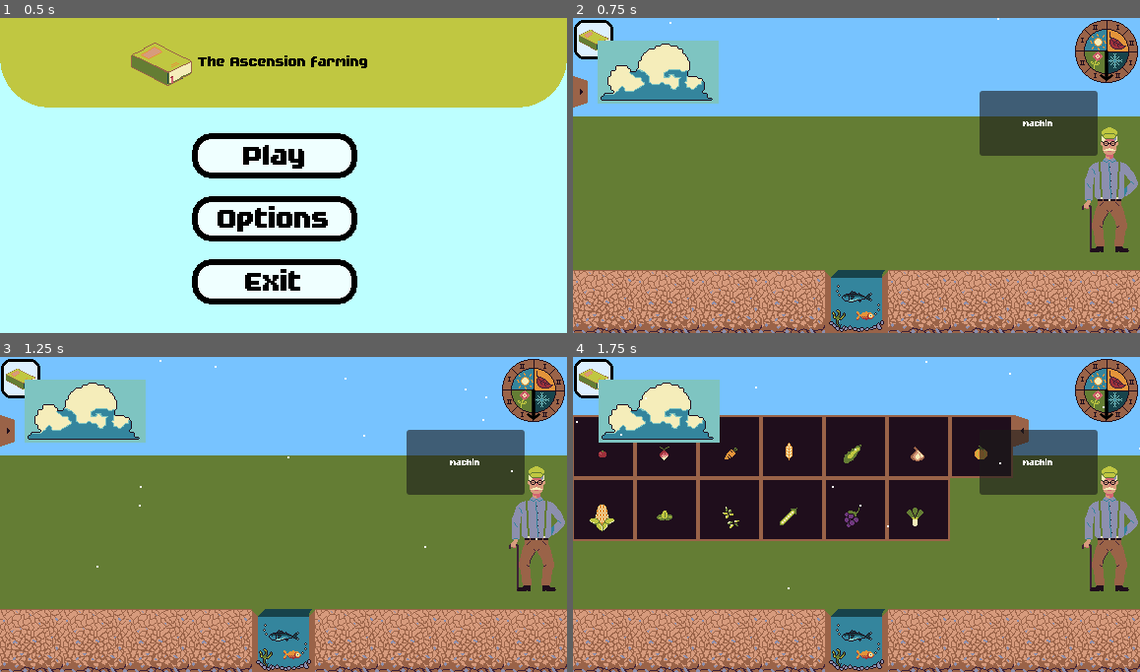
Above: before the commit, frames 1-4 (two rows, left to right).
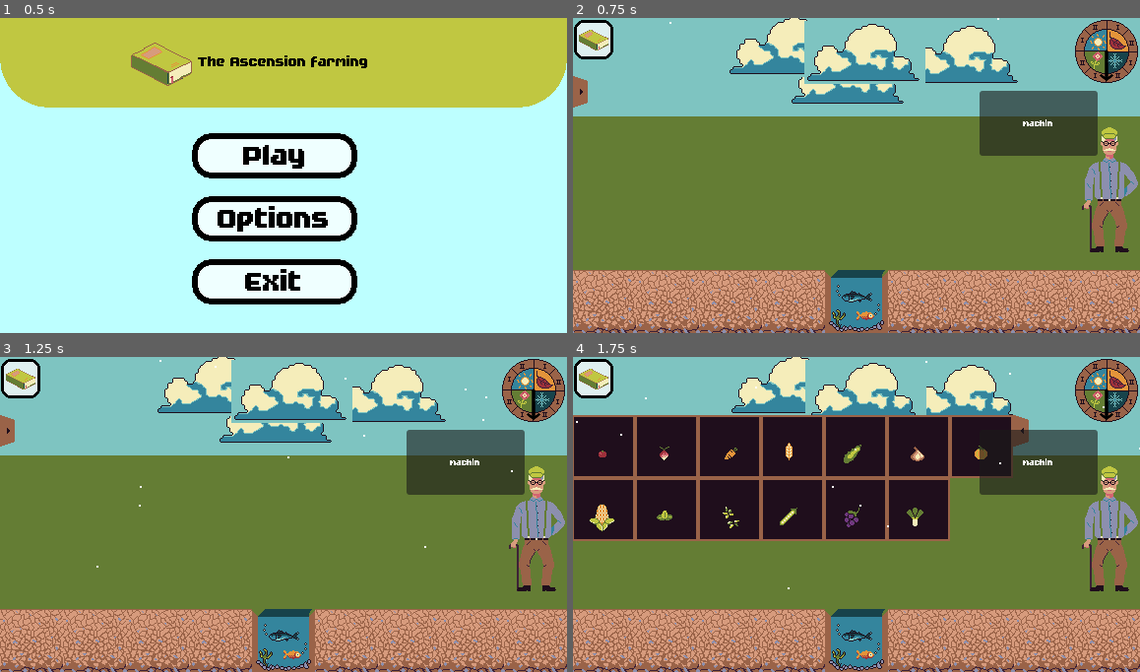
Above: after the commit, the same moments.

Repository: JustAlternate/Regenerative_Game_Jam
Game: Godot game, scene res://Scenes/menu.tscn
The game is run twice, just before and just after one commit, with the same random seed, the same clock (stepped at 60 frames per second) and the same inputs.
Inputs (mouse positions are in pixels of both pictures, inside the frame that each line leads up to):
- Up to frame 1 (0.5 s): no input
- Up to frame 2 (0.75 s): click "Play" at 0.5 s
- Up to frame 3 (1.25 s): no input
- Up to frame 4 (1.75 s): click (590, 429) at 1.25 s

Frame 1 is identical in both runs. In frame 2, 27% of the frame differs, in the area x 0-100%, y 0-32%; in frame 3, 27%; in frame 4, 19%.

Commit message:
tarpin biennnnn

Diff:
--- a/Scenes/home.tscn
+++ b/Scenes/home.tscn
@@ -18,21 +18,23 @@
 
 [node name="background_ciel" type="ColorRect" parent="Game"]
 light_mask = 0
+z_index = -2
 offset_right = 576.0
 offset_bottom = 100.0
-color = Color(0.467119, 0.765718, 1, 1)
+color = Color(0.494118, 0.768627, 0.756863, 1)
 
 [node name="background_sol" type="ColorRect" parent="Game"]
 light_mask = 0
+z_index = -2
 offset_top = 100.0
 offset_right = 576.0
 offset_bottom = 320.0
 color = Color(0.392157, 0.490196, 0.203922, 1)
 
+[node name="Meteo" parent="Game" instance=ExtResource("6_2mes2")]
+
 [node name="seed_drawer" parent="Game" instance=ExtResource("4_fw8ti")]
 position = Vector2(-0.52281, 59.0615)
-
-[node name="Encyclopedia" parent="Game" instance=ExtResource("1_1gyia")]
 
 [node name="Dialogue_grand_pere" parent="Game" instance=ExtResource("2_005re")]
 position = Vector2(546, 174)
@@ -70,10 +72,10 @@
 [node name="plant8" parent="Game/plant_spot_container" instance=ExtResource("6_5hxrd")]
 position = Vector2(544, 256)
 
+[node name="Encyclopedia" parent="Game" instance=ExtResource("1_1gyia")]
+
 [node name="Clock" parent="Game" instance=ExtResource("5_gjtvy")]
 position = Vector2(542.477, 34.0615)
-
-[node name="Meteo" parent="Game" instance=ExtResource("6_2mes2")]
 
 [node name="riviere" type="Sprite2D" parent="Game"]
 texture_filter = 1
--- a/Scenes/meteo.tscn
+++ b/Scenes/meteo.tscn
@@ -11,6 +11,7 @@
 Sun_color = Color(1, 1, 1, 1)
 
 [node name="Nuages" parent="." instance=ExtResource("2_lspsf")]
+z_index = -1
 
 [node name="Rain" type="CPUParticles2D" parent="."]
 visible = false
--- a/Scripts/Game.gd
+++ b/Scripts/Game.gd
@@ -36,11 +36,13 @@
 	return "rien"
 
 func _on_clock_phase_changed(new_phase):
-	$Meteo.go_meteo()
 	# Here on va decider des random events :
 	random_event = generate_random_event(new_phase)
 
+	$Meteo/Nuages.kill_nuages()
+
 	if random_event == "pluie":
+		$Meteo.go_meteo(3,5)
 		$Meteo/Rain.visible = true
 		$Meteo.rain_fade_in()
 		$Meteo/Sun/DirectionalLight2D.energy = 0.8
@@ -52,7 +54,7 @@
 		$Meteo/Sun/DirectionalLight2D.energy = 1.3
 	else:
 		$Meteo/Sun/DirectionalLight2D.energy = 1
-
+		$Meteo.go_meteo(0,2)
 
 	# Updating every plants
 	for i in range(8):
--- a/Scripts/meteo.gd
+++ b/Scripts/meteo.gd
@@ -13,11 +13,11 @@
 func _process(delta):
 	pass
 
-func go_meteo():
+func go_meteo(a,b):
 	$Sun/DirectionalLight2D.energy = Energy
 	$Sun/CanvasModulate.color = Canvas_modulate_color
 	$Sun/DirectionalLight2D.color = Sun_color
-	$Nuages.go_nuages()
+	$Nuages.go_nuages(a,b)
 
 func rain_fade_in():
 	var sfx_tween = create_tween()
--- a/Scripts/nuage.gd
+++ b/Scripts/nuage.gd
@@ -8,7 +8,6 @@
 
 # Called when the node enters the scene tree for the first time.
 func _ready():
-	print("heho")
 	while position.x > 0 or position.x < 9*64:
 		await get_tree().create_timer(time_beforme_moving_again).timeout
 		if direction == 1:
--- a/Scripts/nuages.gd
+++ b/Scripts/nuages.gd
@@ -18,16 +18,21 @@
 func _process(delta):
 	pass
 
-func go_nuages():
+func kill_nuages():
+	for i in get_children():
+		i.free()
+
+func go_nuages(prob_nuage1,prob_nuage2):
 	direction = randi_range(0,1)
-	for i in range(1):
+	var proba_nuage = randi_range(prob_nuage1,prob_nuage2)
+	for i in range(proba_nuage):
 		time_beforme_moving_again = randf_range(0.5,0.8)
 		pos_y = randi_range(20,60)
 		vitesse = randi_range(1,1)
 		if direction == 0: # vers la gauche
-			pos_x = randi_range(9*64 - 200,9*64)
+			pos_x = randi_range(9*64 - 600,9*64)
 		else:
-			pos_x = randi_range(0,200)
+			pos_x = randi_range(0,600)
 
 		var nuage_instance = scene_nuage.instantiate()
 		nuage_instance.direction = direction
@@ -38,4 +43,3 @@
 		var name = "nuage_" + str(id_nuage)
 		nuage_instance.name = name
 		add_child(nuage_instance)
-		print("hi")
Not shown: 1 places in Scenes/home.tscn that only renumber resources
